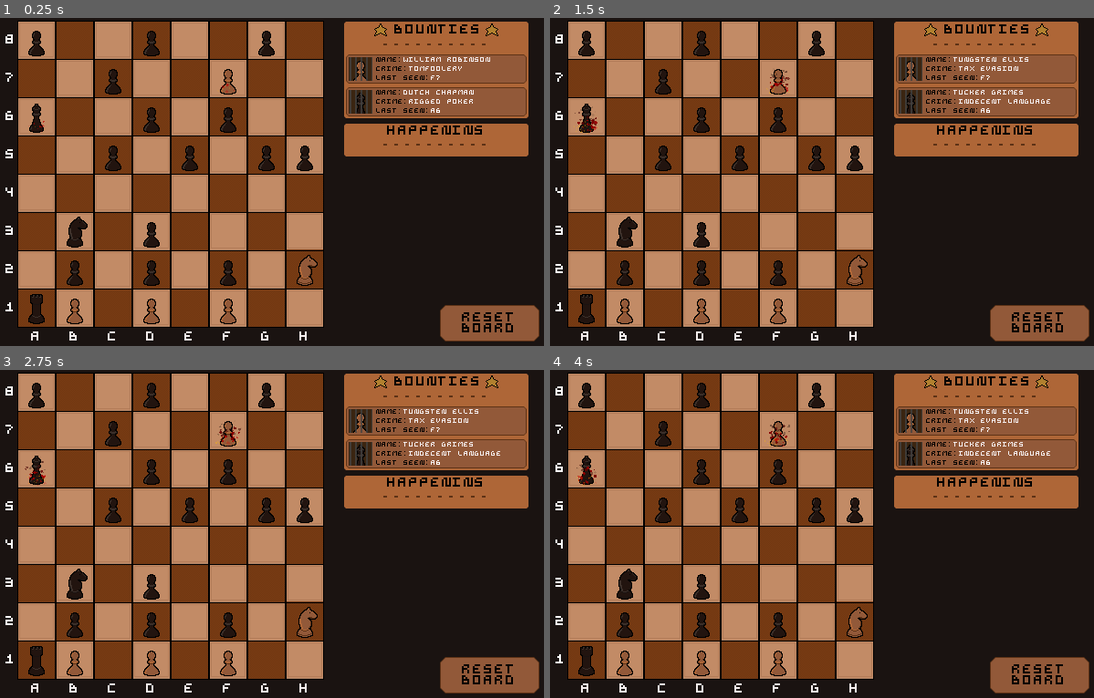
Above: before the commit, frames 1-4 (two rows, left to right).
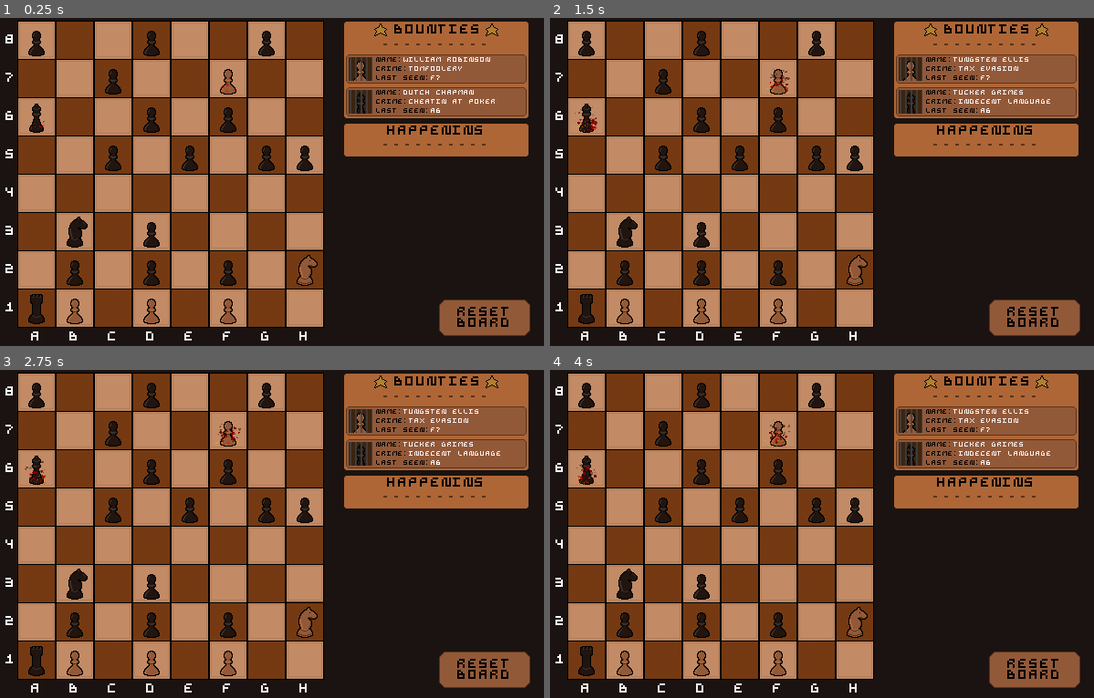
Above: after the commit, the same moments.

Repository: ehj37/Godot-Wild-Jam-93
Game: Godot game, scene res://scenes/levels/sacrifice.tscn
Same seed, same stepped clock (60 frames per second), same inputs: the game is played once before the commit and once after it. Sound files missing from this copy of the repository are replaced by a short silence.
Inputs (mouse positions are in pixels of both pictures, inside the frame that each line leads up to):
- Up to frame 1 (0.25 s): no input
- Up to frame 2 (1.5 s): click "RESET BOARD" at 0.5 s; tap Enter at 1.25 s; move the mouse to (930, 165) at 1.27 s; click (930, 165) at 1.42 s
- Up to frame 3 (2.75 s): move the mouse to (136, 550) at 2.02 s; click (136, 550) at 2.17 s
- Up to frame 4 (4 s): move the mouse to (860, 461) at 2.77 s; click (860, 461) at 2.92 s; move the mouse to (773, 599) at 3.52 s; click (773, 599) at 3.67 s

The runs differ from the first frame. In frame 1, 1.3% of the frame differs, in the area x 75-100%, y 24-99%; in frame 2, 1.2%; in frame 3, 1.2%; in frame 4, 1.2%.

Commit message:
Improve turn dialog

Diff:
--- a/scenes/board/board.gd
+++ b/scenes/board/board.gd
@@ -100,33 +100,8 @@
 	return piece_name
 
 
-func _input(event: InputEvent) -> void:
-	if !_listen_for_player_board_inputs:
-		return
-
-	if event is InputEventMouseButton:
-		var event_mouse_button: InputEventMouseButton = event
-		if event_mouse_button.button_index == MOUSE_BUTTON_LEFT:
-			if event_mouse_button.pressed:
-				_handle_player_turn_click()
-
-
-func _ready() -> void:
-	var pieces: Array = find_children("*", "Piece", true, false)
-	for piece: Piece in pieces:
-		var board_coordinate: Vector2i = _get_board_coordinate(piece.global_position)
-		_pieces_by_board_coord[board_coordinate] = piece
-		_piece_to_board_coord[piece] = board_coordinate
-		if piece.is_target:
-			_bounty_board.add_bounty(piece, board_coordinate)
-
-	_pawn_promotion_dialog.visible = false
-	_turn_dialog.visible = false
-	_win_dialog.visible = false
-
-
 # Returns (-1, -1) for coords outside of the board
-func _get_board_coordinate(global_coordinate: Vector2) -> Vector2i:
+static func get_board_coordinate(global_coordinate: Vector2) -> Vector2i:
 	var x_from_origin: float = global_coordinate.x - ORIGIN.x
 	var y_from_origin: float = global_coordinate.y - ORIGIN.y
 	if (
@@ -141,16 +116,59 @@
 	return Vector2(x_from_origin / CELL_SIDE_LENGTH, absi(y_from_origin / CELL_SIDE_LENGTH))
 
 
+func _input(event: InputEvent) -> void:
+	if !_listen_for_player_board_inputs:
+		return
+
+	if event is InputEventMouseButton:
+		var event_mouse_button: InputEventMouseButton = event
+		if event_mouse_button.button_index == MOUSE_BUTTON_LEFT:
+			if event_mouse_button.pressed:
+				_handle_player_turn_click()
+
+
+func _ready() -> void:
+	var pieces: Array = find_children("*", "Piece", true, false)
+	for piece: Piece in pieces:
+		var board_coordinate: Vector2i = get_board_coordinate(piece.global_position)
+		_pieces_by_board_coord[board_coordinate] = piece
+		_piece_to_board_coord[piece] = board_coordinate
+		if piece.is_target:
+			_bounty_board.add_bounty(piece, board_coordinate)
+
+	_pawn_promotion_dialog.visible = false
+	_turn_dialog.visible = false
+	_win_dialog.visible = false
+
+
 func _get_global_position_from_board_coordinate(board_coordinate: Vector2i) -> Vector2:
 	var x_offset: float = board_coordinate.x * CELL_SIDE_LENGTH + CELL_SIDE_LENGTH / 2.0
 	var y_offset: float = -board_coordinate.y * CELL_SIDE_LENGTH - CELL_SIDE_LENGTH / 2.0
 	return Vector2(ORIGIN) + Vector2(x_offset, y_offset)
 
 
+func _get_player_pieces() -> Array[Piece]:
+	var player_pieces_untyped: Array = _pieces_by_board_coord.values().filter(
+		func(piece: Piece) -> bool: return piece.is_player
+	)
+	var player_pieces: Array[Piece]
+	player_pieces.assign(player_pieces_untyped)
+	return player_pieces
+
+
+func _get_enemy_pieces() -> Array[Piece]:
+	var enemy_pieces_untyped: Array = _pieces_by_board_coord.values().filter(
+		func(piece: Piece) -> bool: return !piece.is_player
+	)
+	var enemy_pieces: Array[Piece]
+	enemy_pieces.assign(enemy_pieces_untyped)
+	return enemy_pieces
+
+
 func _move_piece(piece: Piece, new_board_coordinate: Vector2i) -> void:
 	AudioManager.play_effect(_piece_move_audio_stream)
 
-	var current_board_coordinate: Vector2i = _get_board_coordinate(piece.global_position)
+	var current_board_coordinate: Vector2i = get_board_coordinate(piece.global_position)
 	_happenins_section.record_piece_move(
 		piece_to_type(piece), current_board_coordinate, new_board_coordinate, piece.is_player
 	)
@@ -217,7 +235,7 @@
 
 func _handle_player_turn_click() -> void:
 	var mouse_position: Vector2 = get_global_mouse_position()
-	var mouse_board_coordinate: Vector2i = _get_board_coordinate(mouse_position)
+	var mouse_board_coordinate: Vector2i = get_board_coordinate(mouse_position)
 	if _selected_piece:
 		if mouse_board_coordinate != Vector2i(-1, -1):
 			var piece_at_mouse_board_coordinate: Piece = _pieces_by_board_coord.get(
@@ -236,7 +254,7 @@
 				piece_at_mouse_board_coordinate.is_selected = true
 				return
 
-			var current_board_coordinate: Vector2i = _get_board_coordinate(
+			var current_board_coordinate: Vector2i = get_board_coordinate(
 				_selected_piece.global_position
 			)
 			var is_valid_move: bool = _selected_piece.is_valid_move(
@@ -281,7 +299,7 @@
 						var promotion_piece: Piece = piece_packed_scene.instantiate()
 						_replace_piece(_selected_piece, promotion_piece)
 
-					_take_enemy_turn()
+					_switch_to_enemy_turn()
 			else:
 				AudioManager.play_effect(_piece_unselected_audio_stream)
 		else:
@@ -304,7 +322,7 @@
 	# player pieces.
 	var possible_attacks: Array[Attack] = []
 	for attacked_piece_candidate: Piece in attacked_piece_candidates:
-		var attacked_piece_candidate_board_coord: Vector2i = _get_board_coordinate(
+		var attacked_piece_candidate_board_coord: Vector2i = get_board_coordinate(
 			attacked_piece_candidate.global_position
 		)
 		for attacking_piece_candidate: Piece in attacking_piece_candidates:
@@ -312,7 +330,7 @@
 			if _piece_to_board_coord.has(attacking_piece_candidate):
 				attacking_piece_candidate_board_coord = _piece_to_board_coord[attacking_piece_candidate]
 			else:
-				attacking_piece_candidate_board_coord = _get_board_coordinate(
+				attacking_piece_candidate_board_coord = get_board_coordinate(
 					attacking_piece_candidate.global_position
 				)
 
@@ -328,40 +346,15 @@
 	return possible_attacks
 
 
-func _take_enemy_turn() -> void:
-	_turn_dialog.is_player_turn = false
-	_turn_dialog.show()
-	await get_tree().create_timer(1.0).timeout
-
-	_turn_dialog.hide()
-
-	# I love GDScript it's great
-	var enemy_pieces_untyped: Array = _pieces_by_board_coord.values().filter(
-		func(piece: Piece) -> bool: return !piece.is_player
-	)
-	var player_pieces_untyped: Array = _pieces_by_board_coord.values().filter(
-		func(piece: Piece) -> bool: return piece.is_player
-	)
-	var enemy_pieces: Array[Piece]
-	enemy_pieces.assign(enemy_pieces_untyped)
-	var player_pieces: Array[Piece]
-	player_pieces.assign(player_pieces_untyped)
-
-	var attack: Attack
-
-	# Gross, but should be fine in practice. It's an 8x8 grid with generally few
-	# player pieces.
-	var possible_attacks: Array[Attack] = _get_valid_attacks(enemy_pieces, player_pieces)
+# Contains tie-breaking logic
+func _pick_enemy_attack(possible_attacks: Array[Attack]) -> Attack:
 	var possible_attack_count: int = possible_attacks.size()
 	match possible_attack_count:
 		0:
-			print("Enemy has no attacks")
+			return null
 		1:
-			print("One possible enemy attack.")
-			attack = possible_attacks[0]
-
+			return possible_attacks[0]
 		_:
-			print("Enemy has multiple attacks")
 			var candidate_enemy_pieces: Array = []
 			var candidate_player_pieces: Array = []
 			for possible_attack: Attack in possible_attacks:
@@ -373,63 +366,85 @@
 				if !candidate_player_pieces.has(player_piece):
 					candidate_player_pieces.append(player_piece)
 
-			# Show every piece that could attack as selected
-			for piece: Piece in candidate_enemy_pieces:
-				piece.is_selected = true
-
-			await get_tree().create_timer(0.5).timeout
-
 			candidate_enemy_pieces.sort_custom(_compare_pieces)
 			var attacking_enemy_piece: Piece = candidate_enemy_pieces[0]
 			var attacks_for_enemy_piece: Array = possible_attacks.filter(
 				func(a: Attack) -> bool: return a.attacking_piece == attacking_enemy_piece
 			)
 			if attacks_for_enemy_piece.size() == 1:
-				print("One attack, no further tiebreaking needed")
-				attack = attacks_for_enemy_piece[0]
-			else:
-				print("Multiple attacks, further tiebreaking needed")
-				candidate_player_pieces.sort_custom(_compare_pieces)
-				var player_piece_to_attack: Piece = candidate_enemy_pieces[0]
-				var attack_i: int = attacks_for_enemy_piece.find_custom(
-					func(attack_for_enemy_piece: Attack) -> bool: return (
-						attack_for_enemy_piece.attacked_piece == player_piece_to_attack
-					)
+				return attacks_for_enemy_piece[0]
+
+			candidate_player_pieces.sort_custom(_compare_pieces)
+			var player_piece_to_attack: Piece = candidate_enemy_pieces[0]
+			var attack_i: int = attacks_for_enemy_piece.find_custom(
+				func(attack_for_enemy_piece: Attack) -> bool: return (
+					attack_for_enemy_piece.attacked_piece == player_piece_to_attack
 				)
-				attack = attacks_for_enemy_piece[attack_i]
-
-			for piece: Piece in candidate_enemy_pieces:
-				piece.is_selected = piece == attack.attacking_piece
-
-	if attack:
-		await get_tree().create_timer(0.5).timeout
-
-		var enemy_piece: Piece = attack.attacking_piece
-		enemy_piece.is_selected = true
-		await get_tree().create_timer(0.5).timeout
-
-		var player_piece: Piece = attack.attacked_piece
-		var player_board_coord: Vector2i = _piece_to_board_coord[player_piece]
-		_move_piece(enemy_piece, player_board_coord)
-
-		if _is_promotion_candidate(enemy_piece):
-			var queen: Queen = _queen_packed_scene.instantiate()
-			_replace_piece(enemy_piece, queen)
-			queen.is_selected = false
-		else:
-			enemy_piece.is_selected = false
+			)
+			return attacks_for_enemy_piece[attack_i]
+
+
+func _switch_to_enemy_turn() -> void:
+	_listen_for_player_board_inputs = false
+	var enemy_pieces: Array[Piece] = _get_enemy_pieces()
+	var player_pieces: Array[Piece] = _get_player_pieces()
+	var possible_attacks: Array[Attack] = _get_valid_attacks(enemy_pieces, player_pieces)
+	if possible_attacks.size() == 0:
+		_turn_dialog.text = "NO BANDIT ATTACKS\nPLAYER TURN"
+		_turn_dialog.show()
+		await get_tree().create_timer(1.0).timeout
+
+		_turn_dialog.hide()
+
+		_switch_to_player_turn(false)
+
+	_take_enemy_turn(possible_attacks)
+
+
+func _switch_to_player_turn(show_dialog: bool = true) -> void:
+	if show_dialog:
+		_turn_dialog.text = "PLAYER TURN"
+		_turn_dialog.show()
+		await get_tree().create_timer(0.75).timeout
+
+		_turn_dialog.hide()
+	_listen_for_player_board_inputs = true
+
+
+func _take_enemy_turn(possible_attacks: Array[Attack]) -> void:
+	var attack: Attack = _pick_enemy_attack(possible_attacks)
+
+	_turn_dialog.text = "BANDIT TURN"
+	_turn_dialog.show()
+	await get_tree().create_timer(1.0).timeout
+
+	_turn_dialog.hide()
+
+	var enemy_piece: Piece = attack.attacking_piece
+	enemy_piece.is_selected = true
+	await get_tree().create_timer(0.5).timeout
+
+	var player_piece: Piece = attack.attacked_piece
+	var player_board_coord: Vector2i = _piece_to_board_coord[player_piece]
+	_move_piece(enemy_piece, player_board_coord)
+
+	if _is_promotion_candidate(enemy_piece):
+		var queen: Queen = _queen_packed_scene.instantiate()
+		_replace_piece(enemy_piece, queen)
+		queen.is_selected = false
+	else:
+		enemy_piece.is_selected = false
 
 	if _win_condition_met():
 		_win_dialog.show()
 		_reset_button.disabled = true
 	else:
-		_listen_for_player_board_inputs = true
-		# TODO: Show turn dialog for player
+		_switch_to_player_turn()
 
 
 func _compare_pieces(piece_a: Piece, piece_b: Piece) -> bool:
-	var piece_a_board_coord: Vector2i = _get_board_coordinate(piece_a.global_position)
-	var piece_b_board_coord: Vector2i = _get_board_coordinate(piece_b.global_position)
+	var piece_a_board_coord: Vector2i = get_board_coordinate(piece_a.global_position)
+	var piece_b_board_coord: Vector2i = get_board_coordinate(piece_b.global_position)
 	if piece_a_board_coord.y > piece_b_board_coord.y:
 		return true
 
--- a/scenes/board/board.tscn
+++ b/scenes/board/board.tscn
@@ -200,7 +200,6 @@
 offset_bottom = 168.0
 
 [node name="TurnDialog" parent="CenterContainer" unique_id=1483785800 instance=ExtResource("3_knosr")]
-visible = false
 layout_mode = 2
 
 [node name="WinDialog" parent="CenterContainer" unique_id=836941109 instance=ExtResource("4_q07he")]
@@ -210,15 +209,6 @@
 [node name="PawnPromotionDialog" parent="CenterContainer" unique_id=1461739217 instance=ExtResource("2_jnyf0")]
 visible = false
 layout_mode = 2
-
-[node name="ResetButton" parent="." unique_id=1766392538 instance=ExtResource("5_kymhv")]
-layout_mode = 0
-offset_left = 295.0
-offset_top = 144.0
-offset_right = 404.0
-offset_bottom = 184.0
-text = "RESET BOARD"
-autowrap_mode = 2
 
 [node name="RightPanel" type="VBoxContainer" parent="." unique_id=1775474612]
 layout_mode = 0
@@ -233,4 +223,14 @@
 [node name="HappeninSection" parent="RightPanel" unique_id=1725440760 instance=ExtResource("7_exf0g")]
 layout_mode = 2
 
+[node name="ResetButton" parent="." unique_id=1766392538 instance=ExtResource("5_kymhv")]
+custom_minimum_size = Vector2(100, 40)
+layout_mode = 0
+offset_left = 294.0
+offset_top = 138.0
+offset_right = 394.0
+offset_bottom = 178.0
+text = "RESET BOARD"
+autowrap_mode = 2
+
 [connection signal="pressed" from="ResetButton" to="." method="_on_reset_button_pressed"]
--- a/scenes/board/turn_dialog/turn_dialog.gd
+++ b/scenes/board/turn_dialog/turn_dialog.gd
@@ -2,19 +2,8 @@
 
 extends PanelContainer
 
-@export var is_player_turn: bool:
+var text: String:
 	set(new_value):
-		is_player_turn = new_value
-		_update_label()
-
-
-func _ready() -> void:
-	_update_label()
-
-
-func _update_label() -> void:
-	var label: Label = $MarginContainer/Label
-	if is_player_turn:
-		label.text = "LEARN EM A LESSON"
-	else:
-		label.text = "BANDITS ARE ABOUT"
+		text = new_value
+		var label: Label = $MarginContainer/Label
+		label.text = new_value
--- a/scenes/board/turn_dialog/turn_dialog.tscn
+++ b/scenes/board/turn_dialog/turn_dialog.tscn
@@ -18,4 +18,5 @@
 
 [node name="Label" type="Label" parent="MarginContainer" unique_id=848352226]
 layout_mode = 2
-text = "FISHWISHDISH"
+text = "FISHWISHDISH FISHWISHDISH FISHWISHDISH"
+horizontal_alignment = 1
--- a/scripts/piece.gd
+++ b/scripts/piece.gd
@@ -70,7 +70,7 @@
 	"SPEEDIN (ON HORSE)",
 	"MOONSHININ",
 	"INDECENT LANGUAGE",
-	"RIGGED POKER",
+	"CHEATIN AT POKER",
 	"KIDNAPPED DAMSEL",
 	"WITCHCRAFT",
 	"BEIN NO GOOD",
@@ -109,7 +109,7 @@
 var crime: String
 
 
-func is_valid_move(_from: Vector2i, _to: Vector2i, _pieces: Dictionary) -> bool:
+func is_valid_move(_from: Vector2i, _to: Vector2i, _pieces_by_board_coordinate: Dictionary) -> bool:
 	return false
 
 
